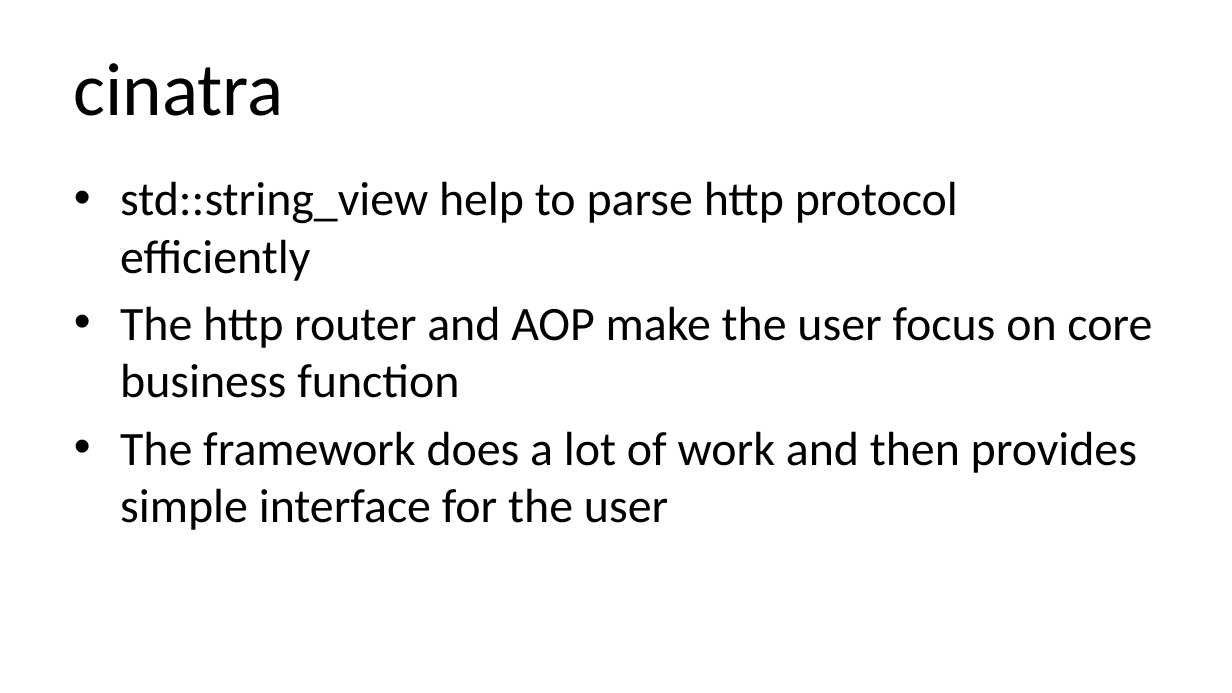
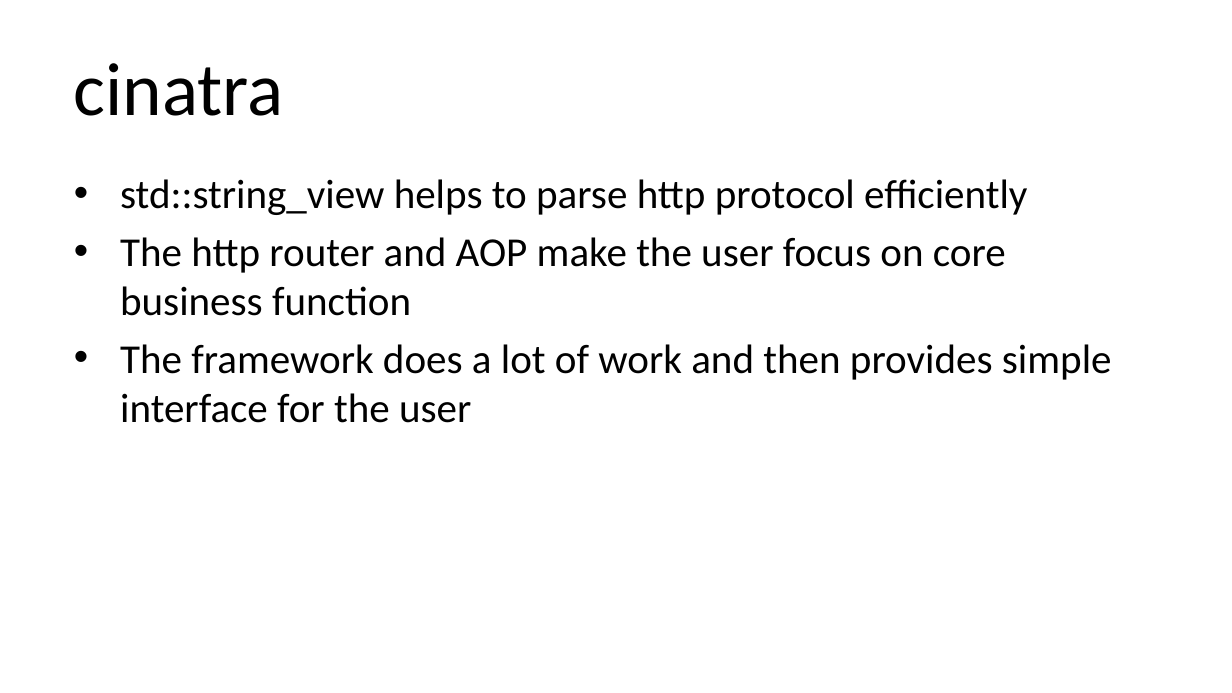
Before and after one commit to qicosmos/cppcon2018, a slide deck: slide 38 of cppcon2018.pptx. Drawn at 1232x693 pixels with LibreOffice and Linux fonts; fonts in the diff are those of the drawing. Boxes give left, top, right and bottom in pixels: in the first picture for what was removed or moved away, otherwise in the second. Text is boxed around its words. In the diff, an @@ line names an element or a change of style, - is before the commit and + after.

```diff
--- a/cppcon2018.pptx
+++ b/cppcon2018.pptx
@@ text at (120,179,1027,215): text changed; size 28 to 24 pt @@
-• std::string_view help to parse http protocol efficiently
+• std::string_view helps to parse http protocol efficiently
@@ text at (120,237,1112,423): size 28 to 24 pt in "The http router and AOP make the ...", "The framework does a lot of work ..." @@
```
Also in this commit, not shown: 9 other slides changed, 3 slides added, 3 slides removed.
